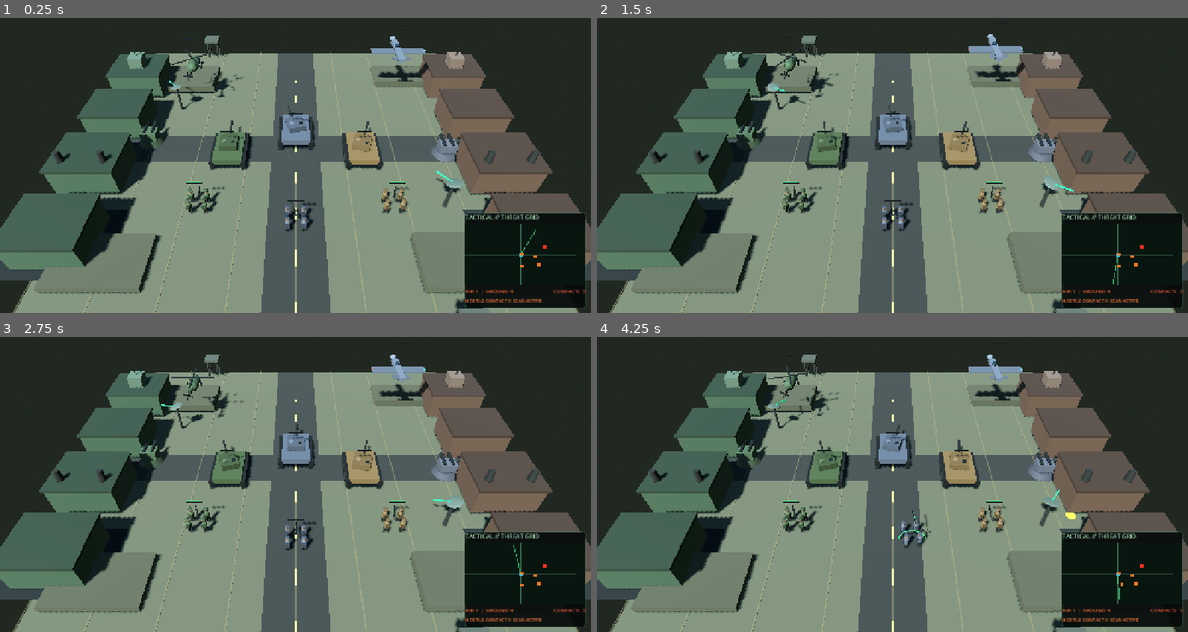
Above: before the commit, frames 1-4 (two rows, left to right).
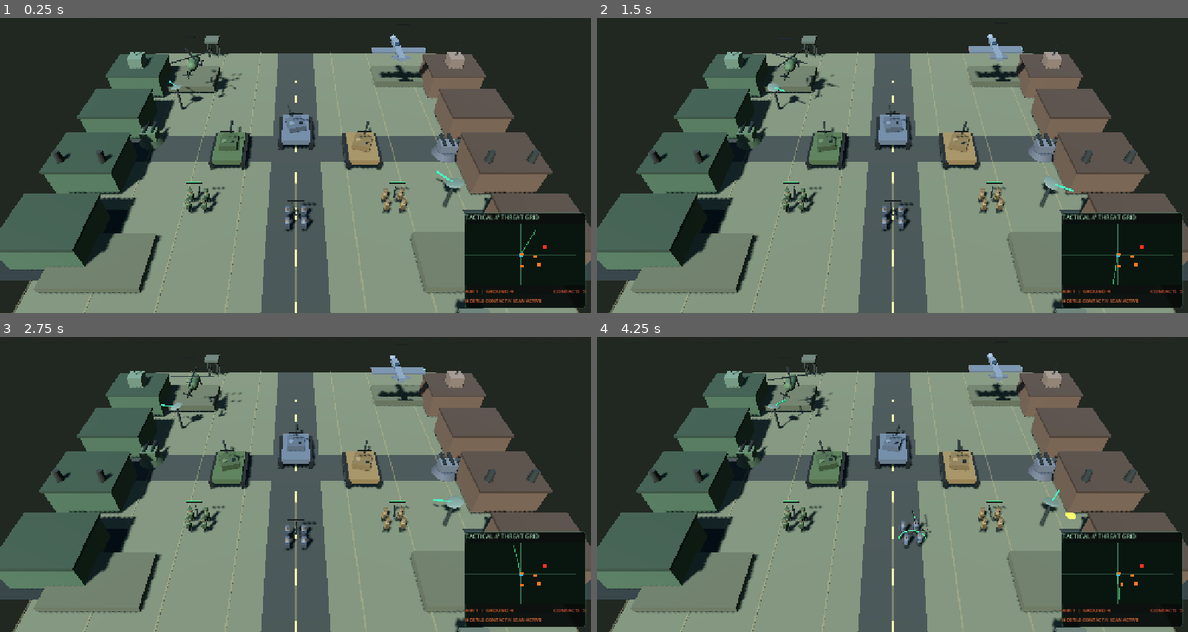
Above: after the commit, the same moments.

Repository: Jamalalbaroty/storm-generals-mobil
Game: Godot game, scene res://prototype_3d/battlefield_3d.tscn
Two runs of this game, one before a commit and one after it. Both use one fixed random seed, a clock stepped at 60 frames per second and the inputs below. This scene is started directly instead of the project's main scene.
Inputs (mouse positions are in pixels of both pictures, inside the frame that each line leads up to):
- Up to frame 1 (0.25 s): no input
- Up to frame 2 (1.5 s): move the mouse to (1022, 130) at 0.52 s; click (1022, 130) at 0.67 s; drag from (774, 162) to (862, 212) at 1.27 s
- Up to frame 3 (2.75 s): move the mouse to (354, 393) at 2.02 s; click (354, 393) at 2.17 s
- Up to frame 4 (4.25 s): drag from (862, 531) to (715, 416) at 2.77 s; move the mouse to (1069, 516) at 3.52 s; click (1069, 516) at 3.67 s

The runs differ from the first frame. In frame 1, 0.4% of the frame differs, in the area x 29-73%, y 5-27%; in frame 2, 0.3%; in frame 3, 0.3%; in frame 4, 0.4%, in the area x 28-73%, y 5-72%.

Commit message:
feat: synchronize gameplay buildings into 3D battlefield

Diff:
--- a/prototype_3d/battlefield_3d.gd
+++ b/prototype_3d/battlefield_3d.gd
@@ -53,6 +53,7 @@
 var tank_wheels: Dictionary = {}
 var tank_barrels: Dictionary = {}
 var wheel_last_positions: Dictionary = {}
+var game_building_nodes: Dictionary = {}
 
 func _ready() -> void:
 	combat_fire_audio = _make_combat_audio(false)
@@ -283,6 +284,50 @@
 func spawn_game_building(kind: String, at: Vector3, faction_id: String, tint: Color, build_progress: float = 0.0) -> Node3D:
 	# Public bridge for the gameplay layer to create a 3D counterpart for a logical building.
 	return _add_base_building(at, kind, tint, faction_id, build_progress, true)
+
+func sync_game_buildings(player_buildings: Array, enemy_buildings: Array, map_rect: Rect2, player_faction: String, enemy_faction: String) -> int:
+	# Reconcile logical 2D building records with persistent 3D counterparts.
+	if map_rect.size.x <= 0.0 or map_rect.size.y <= 0.0:
+		return 0
+	var active_keys: Dictionary = {}
+	var synced_count := 0
+	var teams := [
+		{"records": player_buildings, "team": "player", "faction": player_faction, "tint": Color(0.30, 0.43, 0.34)},
+		{"records": enemy_buildings, "team": "enemy", "faction": enemy_faction, "tint": Color(0.43, 0.31, 0.28)}
+	]
+	for team_data in teams:
+		for record_value in team_data.records:
+			if not record_value is Dictionary:
+				continue
+			var record: Dictionary = record_value
+			if not record.has("pos") or not record.get("pos") is Vector2:
+				continue
+			var source_pos: Vector2 = record.pos
+			var kind := String(record.get("kind", ""))
+			if kind.is_empty():
+				continue
+			var key := "%s|%s|%.2f|%.2f" % [team_data.team, kind, source_pos.x, source_pos.y]
+			active_keys[key] = true
+			var normalized_x := clampf((source_pos.x - map_rect.position.x) / map_rect.size.x, 0.0, 1.0)
+			var normalized_z := clampf((source_pos.y - map_rect.position.y) / map_rect.size.y, 0.0, 1.0)
+			var world_pos := Vector3(lerpf(-ARENA_SIZE * 0.38, ARENA_SIZE * 0.38, normalized_x), 0.0, lerpf(-ARENA_SIZE * 0.38, ARENA_SIZE * 0.38, normalized_z))
+			var building := game_building_nodes.get(key) as Node3D
+			if not is_instance_valid(building):
+				building = spawn_game_building(kind, world_pos, String(team_data.faction), team_data.tint, float(record.get("build_progress", 1.0)))
+				building.set_meta("source_key", key)
+				building.set_meta("source_team", String(team_data.team))
+				game_building_nodes[key] = building
+			else:
+				building.position = world_pos
+				update_game_building_progress(building, float(record.get("build_progress", 1.0)))
+			synced_count += 1
+	for existing_key in game_building_nodes.keys():
+		if not active_keys.has(existing_key):
+			var stale_building := game_building_nodes[existing_key] as Node3D
+			if is_instance_valid(stale_building):
+				stale_building.queue_free()
+			game_building_nodes.erase(existing_key)
+	return synced_count
 
 func update_game_building_progress(building: Node3D, build_progress: float) -> void:
 	if not is_instance_valid(building):
